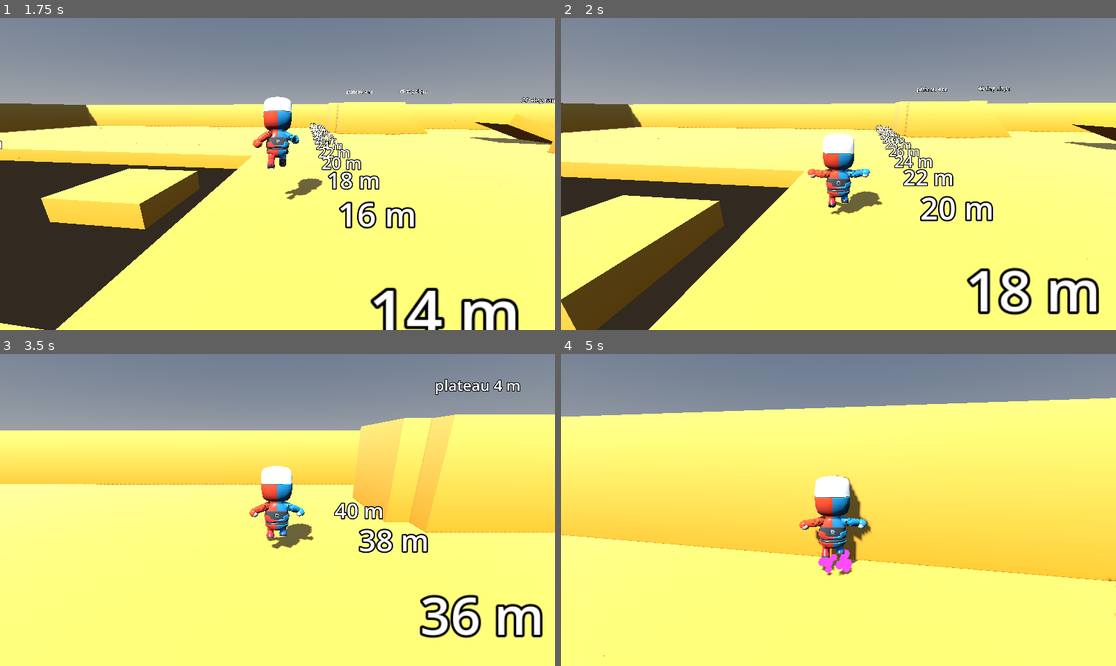
Above: before the commit, frames 1-4 (two rows, left to right).
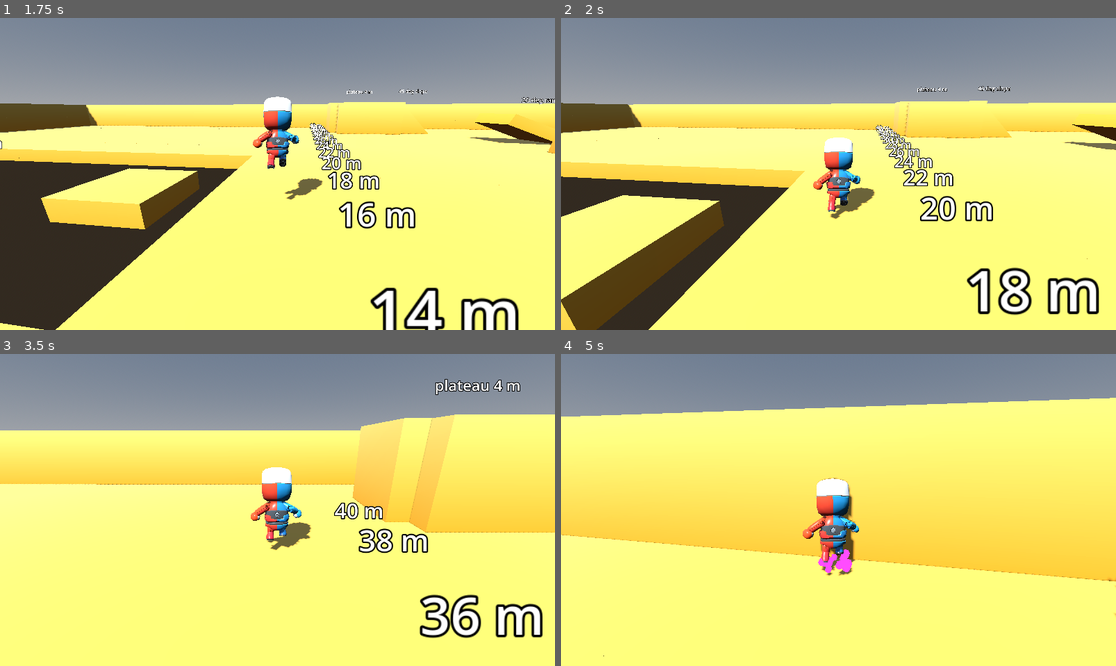
Above: after the commit, the same moments.

Repository: bistlaudio/Attimo
Game: Godot game, scene res://scenes/test/movement_gym.tscn
Two runs of this game, one before a commit and one after it. Both use one fixed random seed, a clock stepped at 60 frames per second and the inputs below.
Inputs (mouse positions are in pixels of both pictures, inside the frame that each line leads up to):
- Up to frame 1 (1.75 s): tap Enter at 0.5 s; move the mouse to (305, 174) at 0.52 s; hold Shift (dash) 0.53-1.28 s; hold W (move_forward) from 0.53 s (still down); click (305, 174) at 0.67 s; tap Space (jump) at 0.77, 0.8, 1.07, 1.35, 1.52 s; move the mouse to (249, 174) at 1.27 s; tap Shift (dash) at 1.55 s
- Up to frame 2 (2 s): keep holding W (move_forward); tap Space (jump) at 1.82 s
- Up to frame 3 (3.5 s): keep holding W (move_forward); move the mouse to (288, 503) at 2.02 s; hold Space (jump) 2.03-2.78 s; right-click (288, 503) at 2.1 s; move the mouse to (271, 516) at 2.77 s; tap Middle mouse button (camera_recenter) at 2.85 s; click (271, 516) at 2.92 s; tap Space (jump) at 3.02, 3.32 s; tap Shift (dash) at 3.05 s
- Up to frame 4 (5 s): keep holding W (move_forward); move the mouse to (877, 513) at 3.52 s; hold Shift (dash) 3.53-4.28 s; tap Space (jump) at 3.77, 3.8, 4.07, 4.52, 4.82 s; move the mouse to (794, 506) at 4.27 s; tap E (interact) at 4.35 s; tap Shift (dash) at 4.55 s

Frame 1 is identical in both runs. In frame 2, 1.1% of the frame differs, in the area x 44-58%, y 36-65%; in frame 3, 0.5%; in frame 4, 1.2%, in the area x 42-56%, y 38-68%.

Commit message:
feat(03-10): air-dash pose hold and its tracer test
- MannequinAnimator keeps the dash node when an air Dash exits into Fall (DEV-02); AIR_DASH_HOLD_TIME 0.35 s, air_dash_hold_time(), air_dash_holding
- Any state change out of Fall ends the hold and travels on the same call; the timeout travels to Fall from _physics_process
- test_animation_timing: hold scenario with a state_changed recorder (Dash -> Fall holds, landing travels on the landing frame, Land overlay fires)

Co-Authored-By: Claude Sonnet 5.5 <noreply@anthropic.com>

Diff:
--- a/attimo/scripts/player/mannequin_animator.gd
+++ b/attimo/scripts/player/mannequin_animator.gd
@@ -3,6 +3,14 @@
 ## Presents FSM state on the Mannequin: maps the LOCAL StateMachine.state_changed signal to AnimationTree travel,
 ## the Locomotion blend and the Land overlay. Animation shows state; it is not feedback in the D-10 sense.
 ## The tree root is a BlendTree (tools/build_mannequin_tree.gd): StateMachine -> TimeScale -> Land OneShot -> output.
+##
+## Air-dash pose hold (DEV-02, D-02 "Dodge held as a pose in the air"): when the FSM leaves a Dash that started in
+## the air into Fall, the animator keeps the dash node. The Dodge clip plays on at 1x and holds its last frame,
+## because it does not loop. The hold ends at the first of two things. Landing, or any other state change out of
+## Fall, travels on that same call. Otherwise the animator travels to Fall itself once air_dash_hold_time() has
+## passed since the Dash exit. A ground dash that ends in the air (ran off a ledge) does not hold. The hold is
+## presentation only: it reads the Dash node's in_air, writes only AnimationTree parameters and never delays the
+## FSM, steering, landing or any input.
 
 ## Parameter paths of the generated tree. Tests and later layers read them through these constants.
 const P_PLAYBACK: StringName = &"parameters/StateMachine/playback"
@@ -13,6 +21,10 @@
 
 ## Locomotion blend speed in blend units per second (idle 0 .. run 1). Moves into MovementConfig in 03-07.
 const LOCO_BLEND_RATE: float = 10.0
+
+## Seconds the Dodge pose is held after an air dash ends (DEV-02): the clip's remaining 0.22 s plus a short hold of
+## its end pose. Moves into MovementConfig as air_dash_hold_time in 03-07.
+const AIR_DASH_HOLD_TIME: float = 0.35
 
 const STATE_TO_ANIM: Dictionary[StringName, StringName] = {
 	&"Idle": &"Locomotion",
@@ -33,16 +45,36 @@
 ## The animation node of the last travel and the physics frame it was requested on (read by the timing guard).
 var last_travel: StringName = &""
 var last_travel_frame: int = -1
+## True while the Dodge pose of an air dash is held past the Dash state's exit (read-only for others).
+var air_dash_holding: bool = false
 
 var _playback: AnimationNodeStateMachinePlayback
 var _loco_blend: Vector2 = Vector2.ZERO
 var _loco_target: Vector2 = Vector2.ZERO
+var _hold_left: float = 0.0
+var _dash_state: Node
 
 
 func _ready() -> void:
 	_playback = animation_tree.get(P_PLAYBACK) as AnimationNodeStateMachinePlayback
 	last_travel = &"Locomotion"
+	_dash_state = state_machine.get_node_or_null(^"Dash")
 	state_machine.state_changed.connect(_on_state_changed)
+
+
+## Counts the air-dash hold down and hands over to the Fall loop when it runs out.
+func _physics_process(delta: float) -> void:
+	if not air_dash_holding:
+		return
+	_hold_left -= delta
+	if _hold_left <= 0.0:
+		air_dash_holding = false
+		_travel_to(&"Fall")
+
+
+## The hold length in seconds. A function so a later plan can read it from MovementConfig without changing callers.
+func air_dash_hold_time() -> float:
+	return AIR_DASH_HOLD_TIME
 
 
 func _process(delta: float) -> void:
@@ -55,10 +87,19 @@
 
 func _on_state_changed(from_state: StringName, to_state: StringName) -> void:
 	var node: StringName = STATE_TO_ANIM.get(to_state, &"Locomotion")
-	if node != last_travel:
-		_playback.travel(node)
-		last_travel = node
-		last_travel_frame = Engine.get_physics_frames()
+	if from_state == &"Dash" and to_state == &"Fall" and _dash_state != null and bool(_dash_state.get(&"in_air")):
+		# Keep the dash node: the Dodge clip plays on and holds its last frame (DEV-02).
+		air_dash_holding = true
+		_hold_left = air_dash_hold_time()
+	else:
+		var was_holding: bool = air_dash_holding
+		air_dash_holding = false
+		if node != last_travel:
+			_travel_to(node)
+		elif was_holding:
+			# The held node is the new target (cannot happen with the shipped FSM): play it again from frame 0.
+			_playback.start(node, true)
+			last_travel_frame = Engine.get_physics_frames()
 	_update_land(from_state, to_state)
 	# Step the blend once on the same call so an Idle -> Run change shows a non-zero run weight on this frame.
 	if node == &"Locomotion":
@@ -66,6 +107,13 @@
 	var step: float = LOCO_BLEND_RATE / float(Engine.physics_ticks_per_second)
 	_loco_blend = _loco_blend.move_toward(_loco_target, step)
 	animation_tree.set(P_LOCOMOTION, _loco_blend)
+
+
+## Travels the state machine to `node` and records it with the physics frame of the request.
+func _travel_to(node: StringName) -> void:
+	_playback.travel(node)
+	last_travel = node
+	last_travel_frame = Engine.get_physics_frames()
 
 
 ## Landing into Idle fires the overlay. Any other change fades it, but only while it is running or about to run,
--- /dev/null
+++ b/attimo/tests/smoke/test_animation_timing.gd
@@ -0,0 +1,104 @@
+extends RefCounted
+## MOVE-09 / ROADMAP criterion 4: the animation never makes control wait for a clip. Every travelling state change
+## travels the tree on the same physics frame (inside the state_changed call), a landing never locks control, and
+## the one deliberate presentation delay, the air-dash pose hold (DEV-02), never delays the FSM, steering or landing.
+## A recorder connected after the scene is ready runs after the animator's handler and stores what the animator
+## shows inside each state_changed call. Tick counts come from physics frames, never from wall clock.
+
+const Fixtures := preload("res://tests/fixtures.gd")
+const SHIPPED_TPS: int = 60
+
+var _calls: Array[Dictionary] = []
+var _recorder: Callable
+var _machine: StateMachine
+
+
+func run(tree: SceneTree, check: Callable) -> void:
+	Engine.physics_ticks_per_second = SHIPPED_TPS
+	await _scenario_air_dash_hold(tree, check)
+
+
+# Tracer path: air dash -> Dash exits into Fall -> the Dodge node is held -> landing travels on the landing frame.
+func _scenario_air_dash_hold(tree: SceneTree, check: Callable) -> void:
+	var floor_body: StaticBody3D = Fixtures.spawn_floor(tree.root)
+	var player: PlayerController = Fixtures.spawn_player(tree.root, Vector3.ZERO)
+	# The scene is ready after the first frame; the recorder joins after the animator's own connection.
+	await Fixtures.wait_physics(tree, 2)
+	var animator: MannequinAnimator = player.get_node("MannequinAnimator") as MannequinAnimator
+	_record(player, animator)
+	await Fixtures.wait_physics(tree, 3)
+	await Fixtures.tap_action(tree, &"jump")
+	await Fixtures.wait_physics(tree, 4)
+	await Fixtures.tap_action(tree, &"dash")
+	var exited: int = await Fixtures.wait_until(tree, func() -> bool: return _find(&"Dash", &"Fall") >= 0, 30)
+	check.call(exited >= 0, "(1) the dash exit was recorded within 30 ticks")
+	await Fixtures.wait_process(tree, 2)
+	if _find(&"Fall", &"Idle") < 0:
+		check.call(Fixtures.playback(player).get_current_node() == &"Dash", "(1) two process frames after the exit the tree is still on the dash node (got %s)" % Fixtures.playback(player).get_current_node())
+	var landed: int = await Fixtures.wait_until(tree, func() -> bool: return _find(&"Fall", &"Idle") >= 0, 120)
+	check.call(landed >= 0, "(1) the air dash jump ends in Idle (calls %s)" % [_names()])
+	var exit_call: int = _find(&"Dash", &"Fall")
+	check.call(exit_call >= 0, "(1) the air dash exits into Fall")
+	if exit_call >= 0:
+		var entry: Dictionary = _calls[exit_call]
+		check.call(entry["holding"] == true, "(1) air_dash_holding is true inside the Dash -> Fall call")
+		check.call(entry["travel"] == &"Dash", "(1) last_travel is still the dash node inside the Dash -> Fall call (got %s)" % entry["travel"])
+	var land_call: int = _find(&"Fall", &"Idle")
+	if land_call >= 0:
+		var land: Dictionary = _calls[land_call]
+		check.call(land["holding"] == false, "(1) air_dash_holding is false inside the landing call")
+		check.call(land["travel"] == &"Locomotion", "(1) the landing travels to Locomotion inside its call (got %s)" % land["travel"])
+		check.call(land["travel_frame"] == land["frame"], "(1) last_travel_frame %d equals the landing frame %d" % [land["travel_frame"], land["frame"]])
+		var active: int = await Fixtures.wait_until(tree, func() -> bool: return Fixtures.land_active(player), 10)
+		check.call(active >= 0, "(1) landing into Idle fires the Land overlay")
+	await _release_all(tree)
+	_stop_recording()
+	player.queue_free()
+	floor_body.queue_free()
+	await player.tree_exited
+
+
+## Records every state_changed call: from, to, the animator's view and the physics frame, all read inside the call.
+func _record(player: PlayerController, animator: MannequinAnimator) -> void:
+	_calls = []
+	_machine = player.state_machine
+	_recorder = func(from_state: StringName, to_state: StringName) -> void:
+		_calls.append({
+			"from": from_state,
+			"to": to_state,
+			"travel": animator.last_travel,
+			"travel_frame": animator.last_travel_frame,
+			"holding": animator.air_dash_holding,
+			"frame": Engine.get_physics_frames(),
+		})
+	_machine.state_changed.connect(_recorder)
+
+
+func _stop_recording() -> void:
+	if _machine != null and _machine.state_changed.is_connected(_recorder):
+		_machine.state_changed.disconnect(_recorder)
+	# The lambda captures self; drop it so this RefCounted test object is not kept alive by a cycle.
+	_recorder = Callable()
+	_machine = null
+
+
+## Index of the first recorded call from -> to, or -1.
+func _find(from_state: StringName, to_state: StringName, start: int = 0) -> int:
+	for i: int in range(start, _calls.size()):
+		if _calls[i]["from"] == from_state and _calls[i]["to"] == to_state:
+			return i
+	return -1
+
+
+func _names() -> Array[String]:
+	var names: Array[String] = []
+	for entry: Dictionary in _calls:
+		names.append("%s->%s" % [entry["from"], entry["to"]])
+	return names
+
+
+func _release_all(tree: SceneTree) -> void:
+	for action: StringName in [&"jump", &"dash", &"move_forward", &"move_left", &"move_right", &"move_back"]:
+		Input.action_release(action)
+		Fixtures.send_action_event(action, false)
+	await Fixtures.wait_physics(tree, 1)
